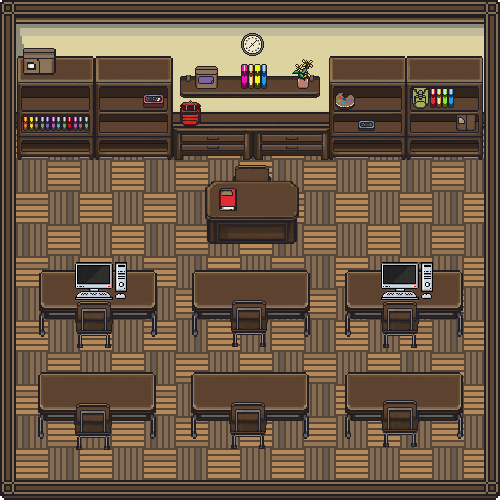
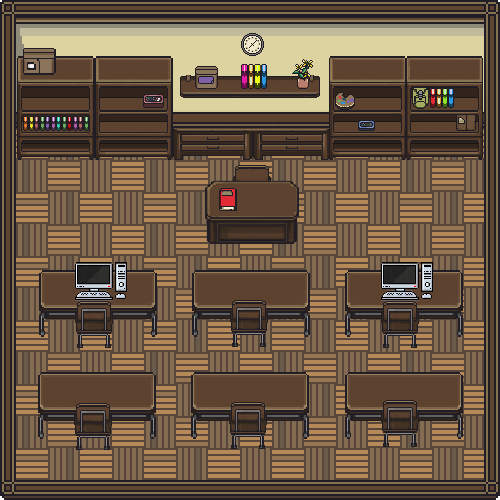
Revision of a layered 500x500 image; what changed, layer by layer:
removed layer "Layer 45" over box(180, 100, 201, 126)
